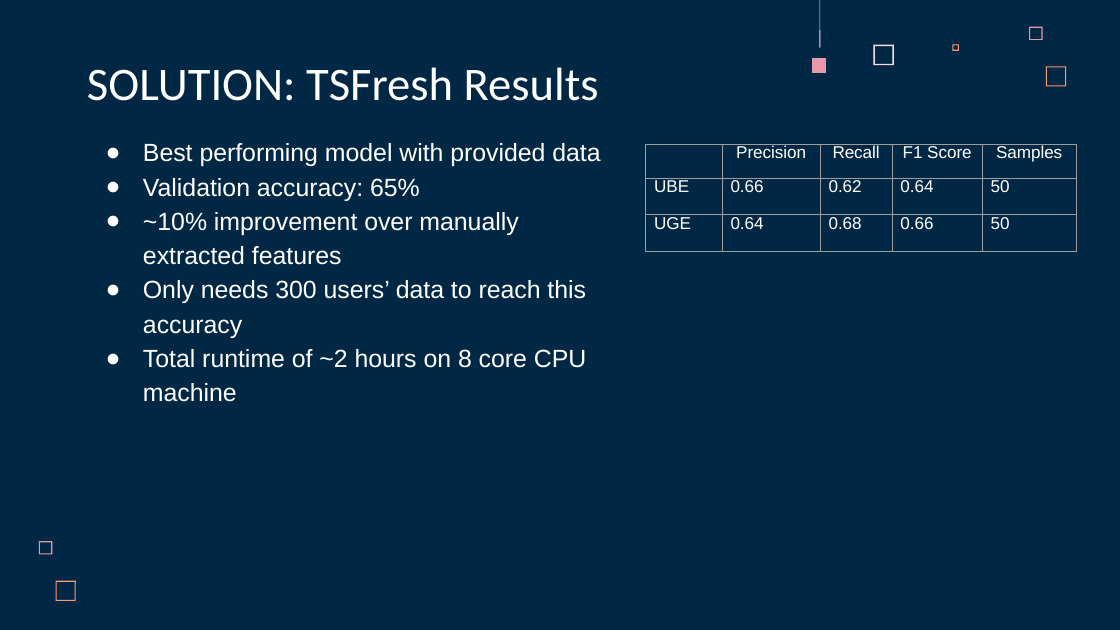
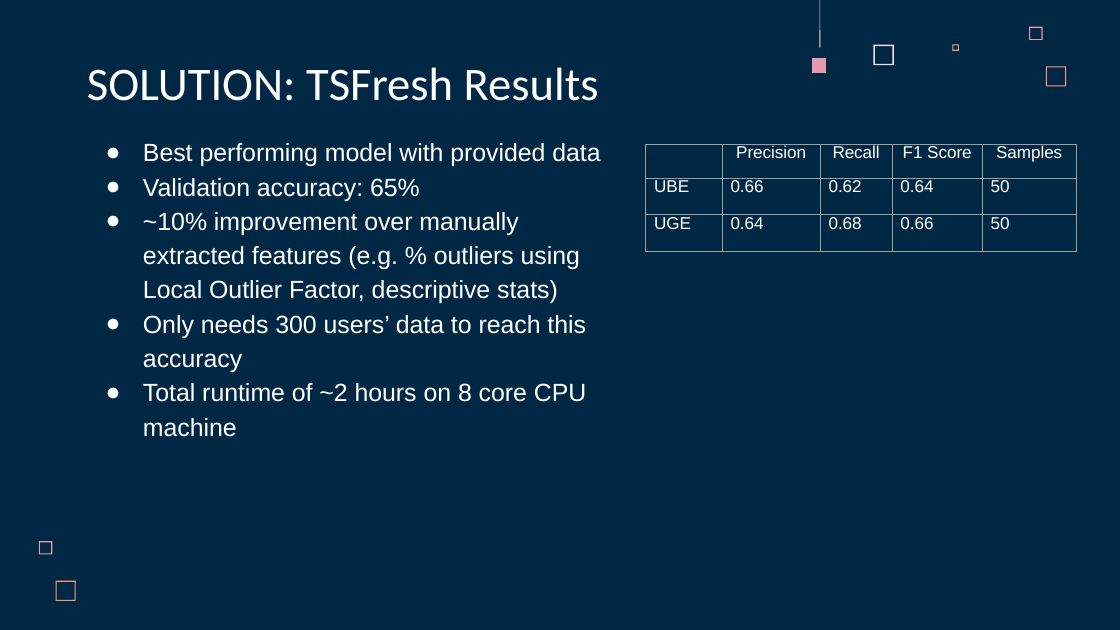
Before and after one commit to ITU-AI-ML-in-5G-Challenge/ML5G-PS-012-Xdding, a slide deck: slide 14 of ML5G-PS-012-Xdding-Presentation.pptx. Drawn at 1120x630 pixels with LibreOffice and Linux fonts; fonts in the diff are those of the drawing. Boxes give left, top, right and bottom in pixels: in the first picture for what was removed or moved away, otherwise in the second. Text is boxed around its words. In the diff, an @@ line names an element or a change of style, - is before the commit and + after.

Commit message:
minor changes to ppt

```diff
--- a/ML5G-PS-012-Xdding-Presentation.pptx
+++ b/ML5G-PS-012-Xdding-Presentation.pptx
@@ text at (143, 212, 580, 303): text changed @@
-● ~10% improvement over manually extracted features
+● ~10% improvement over manually extracted features (e.g. % outliers using Local Outlier Factor, descriptive stats)
```
